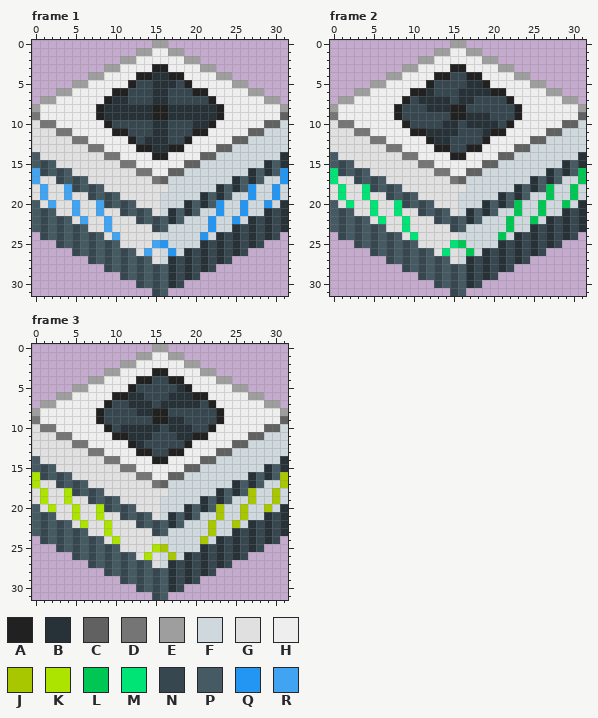
Two states of a pixel-art file, sourceicons/cubes/gpu/source.ase. That is the earlier state.
32x32 pixels, 8 frames. Colours within 5 levels of each other are drawn and written as one. Shown: frame 1, frame 2, frame 3. The commit also changed other frames, which this record leaves out.
Palette (. is transparent): A #212121  B #263238  C #616161  D #757575  E #9e9e9e  F #cfd8dc  G #e0e0e0  H #eeeeee  J #a9c700  K #ace400  L #00c753  M #00e475  N #37474f  P #455a63  Q #2296f2  R #41a4f3
Now the later version:
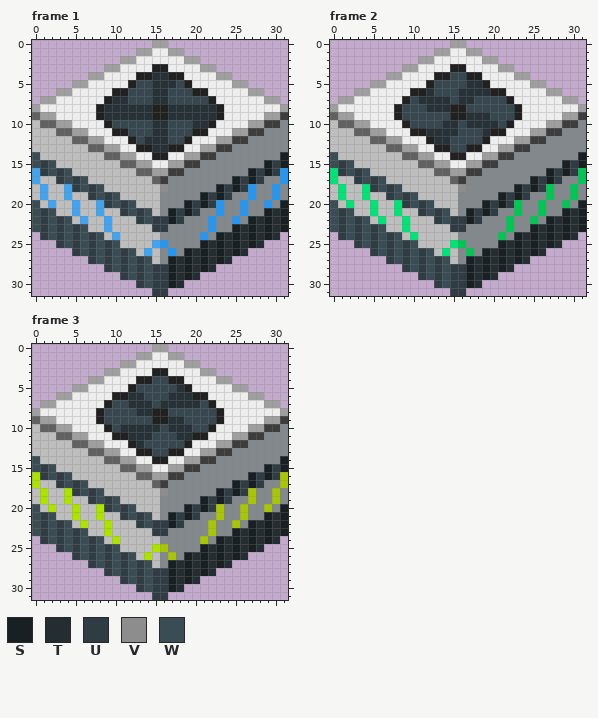
Colours new in this view: S #182023  T #232d32  U #2f3c43  V #8d8d8d  W #3b4d54
The exact change:
colour C: #616161 -> #3d3d3d
colour D: #757575 -> #616161
colour F: #cfd8dc -> #82888b
colour G: #e0e0e0 -> #bebebe
Changed rows in their new state; - is a pixel that keeps its letter.
Frame 1, layer "Base":
first column x 0:
 9 -EE--------------------------EE-
10 ---EE----------------------EE---
11 -----EE------------------EE-----
12 -------EE--------------EE-------
13 ---------EE----------EE---------
14 W----------EE------EE----------S
15 WUW----------EE--EE----------SUS
16 -UWUW----------EE----------SUSU-
17 ---UWUW------------------SUSU---
18 -----UWUW-------V------SUSU-----
19 -------UWUW----------SUSU-------
20 W--------UWUW------SUSU--------S
21 WUW--------UWUW--SUSU--------STS
22 WUWUW--------UWUUSU--------STSTS
23 WUWUWUW--------UU--------STSTSTS
24 -UWUWUWUW--------------STSTSTST-
25 ---UWUWUWUW----------STSTSTST---
26 -----UWUWUWUW------STSTSTST-----
27 -------UWUWUWUW--STSTSTST-------
28 ---------UWUWUWUUSTSTST---------
29 -----------UWUWUUSTST-----------
30 -------------UWUUST-------------
31 ---------------UU---------------
Frame 2, layer "Base": the same change as frame 1
Frame 3, layer "Base": the same change as frame 1
Pixel boxes of the changes (left, top, right, bottom) in both pictures:
changed: (32, 112, 288, 296)
changed: (330, 112, 586, 296)
changed: (32, 416, 288, 600)
